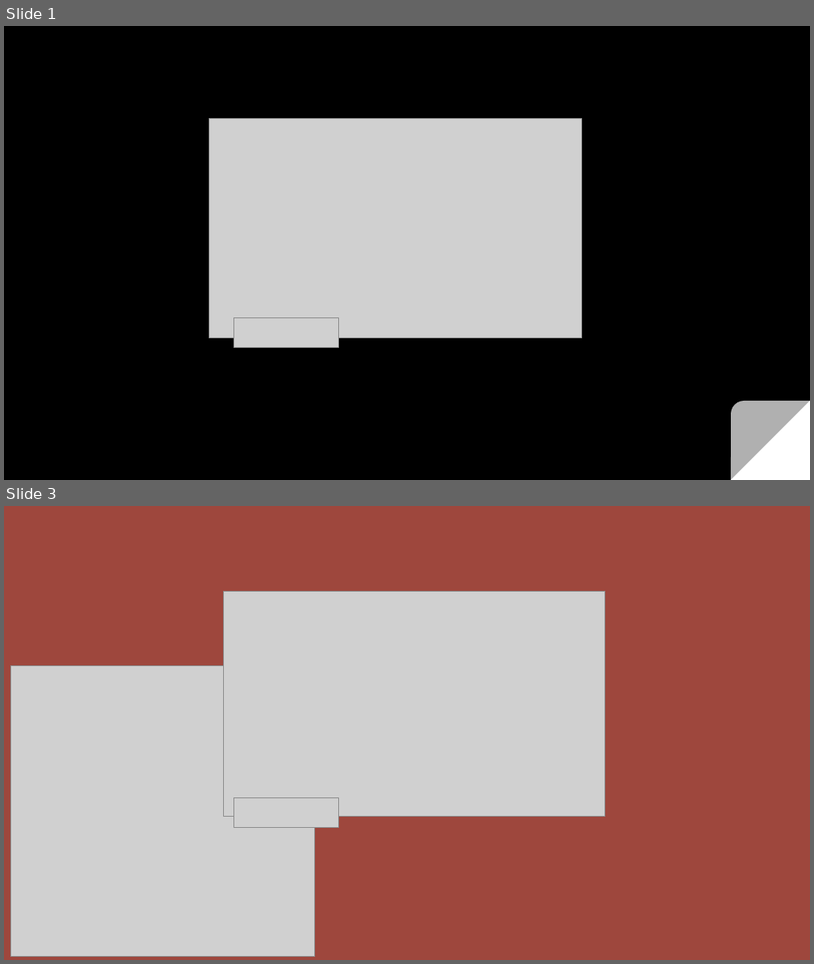
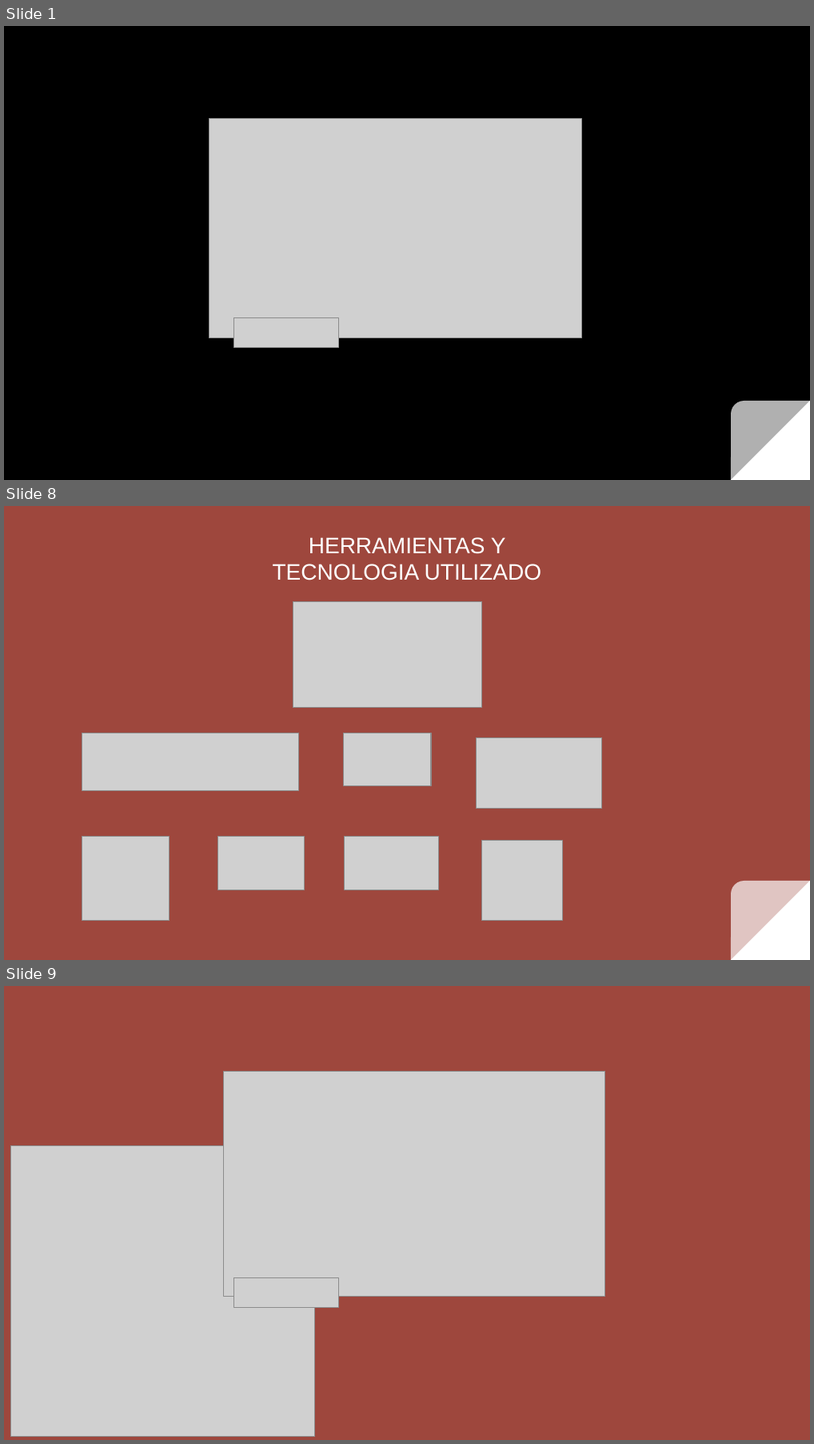
Before and after one commit to JesusRamirezGamarra/MySQL-POKEBASE, a slide deck: ( Business Model ) - Pokemon.pptx. Shown one above the other, each under a label of ours: slides 1 and 3 before the commit, slides 1, 8 and 9 after it; the slides between them are not shown. The pictures are 814x964 and 814x1444 pixels, drawn with LibreOffice and Linux fonts; fonts in the diff are those of the drawing; grey boxes stand for pictures. Boxes give left, top, right and bottom in pixels: in the first picture for what was removed or moved away, otherwise in the second. Text is boxed around its words. In the diff, an @@ line names an element or a change of style, - is before the commit and + after.

```diff
--- a/( Business Model ) - Pokemon.pptx
+++ b/( Business Model ) - Pokemon.pptx
@@ slide 8 added at box(4, 506, 810, 960), background #9E473D; not listed: 2 template elements that a slide beside it also shows @@
@@ text added at box(273, 537, 542, 580), 20 pt, text #FFFFFF @@
+HERRAMIENTAS Y TECNOLOGIA UTILIZADO
@@ picture added at box(293, 601, 482, 707) @@
@@ picture added at box(82, 732, 299, 791) @@
@@ picture added at box(343, 732, 430, 785) @@
@@ picture added at box(477, 737, 602, 808) @@
@@ picture added at box(82, 836, 170, 920) @@
@@ picture added at box(218, 836, 305, 890) @@
@@ picture added at box(344, 836, 438, 890) @@
@@ picture added at box(482, 840, 563, 920) @@
@@ what was slide 3 is now slide 9 @@
```
Also in this commit, not shown: 1 slide changed, 5 other slides added, 1 other file.
